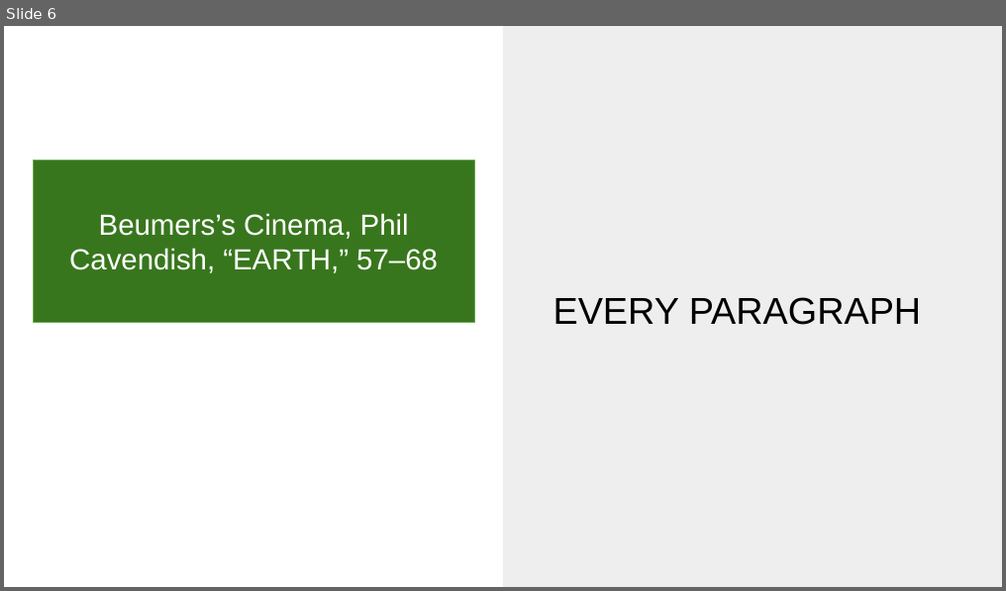
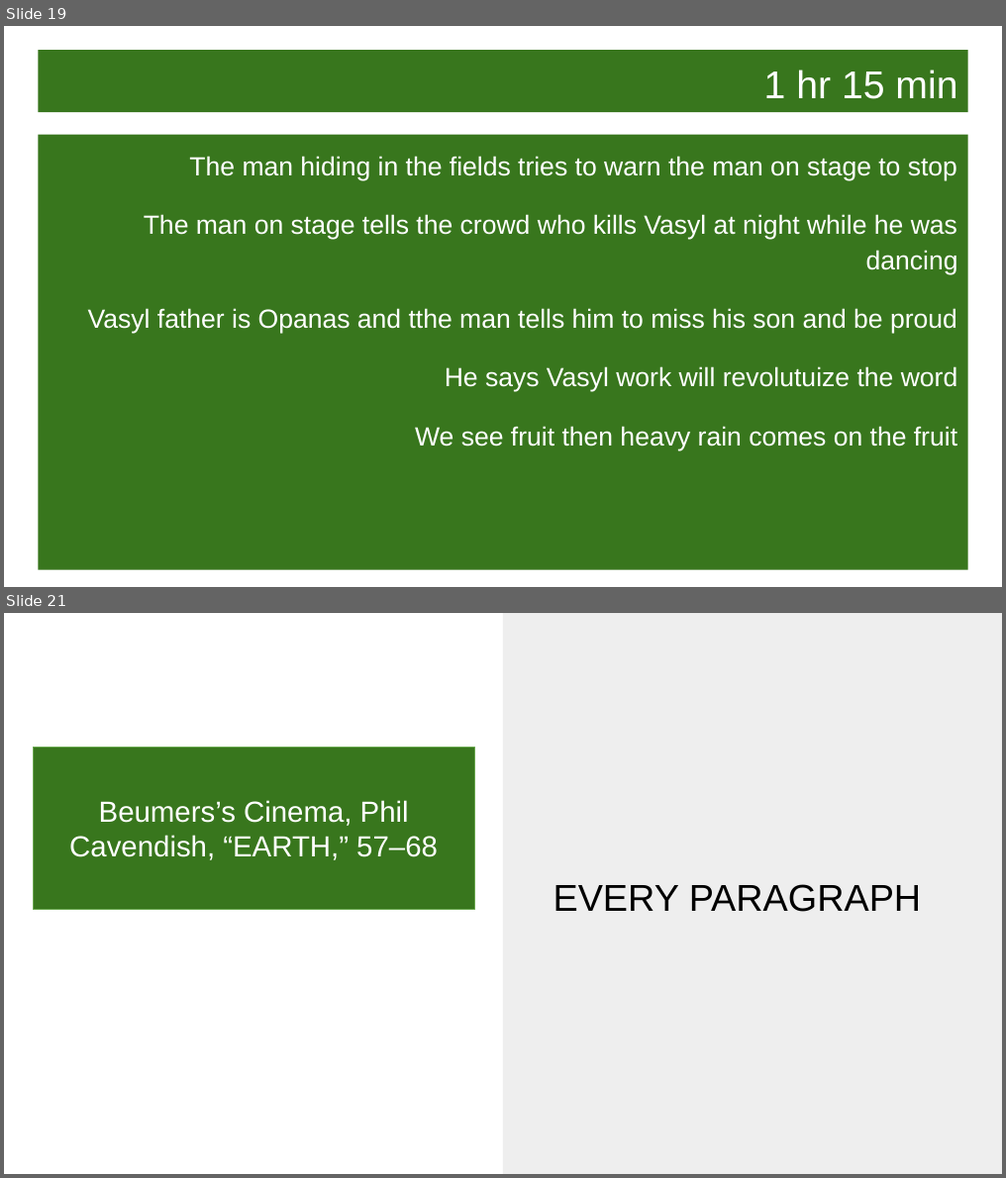
Before and after one commit to MichaelOdumosu57/Spring_2017, a slide deck: Spring 2017 Semester/Music or Arts/ARUS HW/11 ARUS HW/ARUS 280 HW#11 notes.pptx. Shown one above the other, each under a label of ours: slide 6 before the commit, slides 19 and 21 after it; the slides between them are not shown. The pictures are 1006x591 and 1006x1178 pixels, drawn with LibreOffice and Linux fonts; fonts in the diff are those of the drawing; background and template pictures are left out. Boxes give left, top, right and bottom in pixels: in the first picture for what was removed or moved away, otherwise in the second. Text is boxed around its words. In the diff, an @@ line names an element or a change of style, - is before the commit and + after.

```diff
--- a/Spring 2017 Semester/Music or Arts/ARUS HW/11 ARUS HW/ARUS 280 HW#11 notes.pptx
+++ b/Spring 2017 Semester/Music or Arts/ARUS HW/11 ARUS HW/ARUS 280 HW#11 notes.pptx
@@ slide 19 added at bbox=[4, 26, 1002, 587], background picture (left out) @@
@@ title added at bbox=[38, 50, 968, 113], fill #38761D, 28 pt, text #FFFFFF @@
+1 hr 15 min
@@ text added at bbox=[38, 135, 968, 570], fill #38761D, 19 pt, text #FFFFFF @@
+The man hiding in the fields tries to warn the man on stage to stop
+The man on stage tells the crowd who kills Vasyl at night while he was dancing
+Vasyl father is Opanas and tthe man tells him to miss his son and be proud
+He says Vasyl work will revolutuize the word
+We see fruit then heavy rain comes on the fruit
@@ what was slide 6 is now slide 21 @@
```
Also in this commit, not shown: 15 other slides added, 1 slide removed, 2 other files.
